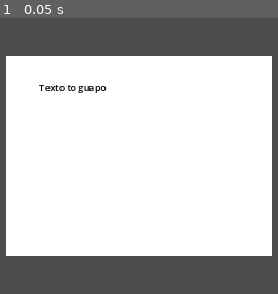
Above: before the commit, frame 1.
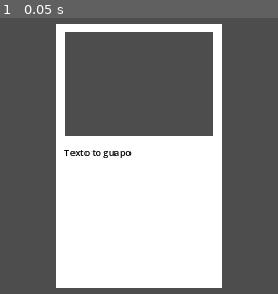
Above: after the commit, the same moment.

Repository: marmaestro/anima-vlc-7
Game: Godot game, scene res://scenes/mundo.tscn
Two runs of this game, one before a commit and one after it. Both use one fixed random seed, a clock stepped at 60 frames per second and the inputs below.
Inputs:
- Up to frame 1 (0.05 s): no input

The runs differ from the first frame. In frame 1, 51% of the frame differs, in the area x 2-98%, y 2-98%.

Commit message:
Espacio para los textos en las cartas de personaje

Diff:
--- a/aima-vlc-7/scenes/mundo.tscn
+++ b/aima-vlc-7/scenes/mundo.tscn
@@ -1,21 +1,23 @@
-[gd_scene load_steps=4 format=3 uid="uid://desl3ix1lirpt"]
+[gd_scene load_steps=5 format=3 uid="uid://desl3ix1lirpt"]
 
 [ext_resource type="Texture2D" uid="uid://covywg463liuk" path="res://sprites/blank.png" id="1_uob8d"]
 [ext_resource type="Theme" uid="uid://ci77qser1elpq" path="res://themes-fonts/letter-theme.tres" id="2_kn5up"]
+[ext_resource type="Texture2D" uid="uid://ckt6mn4tvkf08" path="res://sprites/blank-card.png" id="3_fls5y"]
 
 [sub_resource type="SystemFont" id="SystemFont_1pq6p"]
 
 [node name="Scene" type="Node2D"]
 
-[node name="CanvasLayer" type="CanvasLayer" parent="."]
+[node name="Canvas Letter" type="CanvasLayer" parent="."]
 layer = 2
+visible = false
 offset = Vector2(432, 243)
 transform = Transform2D(1, 0, 0, 1, 432, 243)
 
-[node name="Carta" type="Sprite2D" parent="CanvasLayer"]
+[node name="Letter" type="Sprite2D" parent="Canvas Letter"]
 texture = ExtResource("1_uob8d")
 
-[node name="Control" type="Control" parent="CanvasLayer/Carta"]
+[node name="Container" type="Control" parent="Canvas Letter/Letter"]
 layout_mode = 3
 anchors_preset = 15
 anchor_right = 1.0
@@ -27,8 +29,9 @@
 grow_horizontal = 2
 grow_vertical = 2
 size_flags_horizontal = 0
+metadata/_edit_use_anchors_ = true
 
-[node name="RichTextLabel" type="RichTextLabel" parent="CanvasLayer/Carta/Control"]
+[node name="Text" type="RichTextLabel" parent="Canvas Letter/Letter/Container"]
 clip_contents = false
 layout_mode = 1
 anchors_preset = 15
@@ -44,3 +47,43 @@
 scroll_active = false
 autowrap_mode = 0
 deselect_on_focus_loss_enabled = false
+
+[node name="Canvas Character" type="CanvasLayer" parent="."]
+layer = 2
+offset = Vector2(432, 243)
+transform = Transform2D(1, 0, 0, 1, 432, 243)
+
+[node name="Card" type="Sprite2D" parent="Canvas Character"]
+texture = ExtResource("3_fls5y")
+
+[node name="Container" type="Control" parent="Canvas Character/Card"]
+layout_mode = 3
+anchor_left = 0.05
+anchor_top = 0.461
+anchor_right = 0.95
+anchor_bottom = 0.96
+offset_left = -90.0
+offset_top = -143.0
+offset_right = -90.0
+offset_bottom = -143.0
+grow_horizontal = 2
+grow_vertical = 2
+size_flags_horizontal = 0
+metadata/_edit_use_anchors_ = true
+
+[node name="Text" type="RichTextLabel" parent="Canvas Character/Card/Container"]
+clip_contents = false
+layout_mode = 1
+anchors_preset = 15
+anchor_right = 1.0
+anchor_bottom = 1.0
+grow_horizontal = 2
+grow_vertical = 2
+theme = ExtResource("2_kn5up")
+theme_type_variation = &"main"
+theme_override_fonts/normal_font = SubResource("SystemFont_1pq6p")
+theme_override_font_sizes/normal_font_size = 10
+text = "Texto to guapo"
+scroll_active = false
+autowrap_mode = 0
+deselect_on_focus_loss_enabled = false
Binary file added: aima-vlc-7/sprites/blank-card.png
Not shown, added: aima-vlc-7/sprites/blank-card.png.import
Not shown, removed: .gitignore
